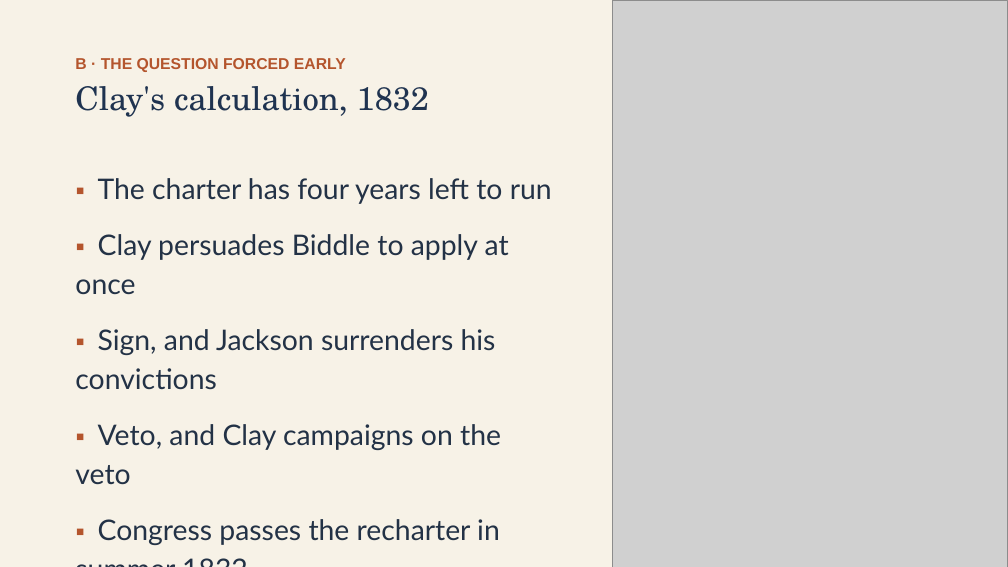
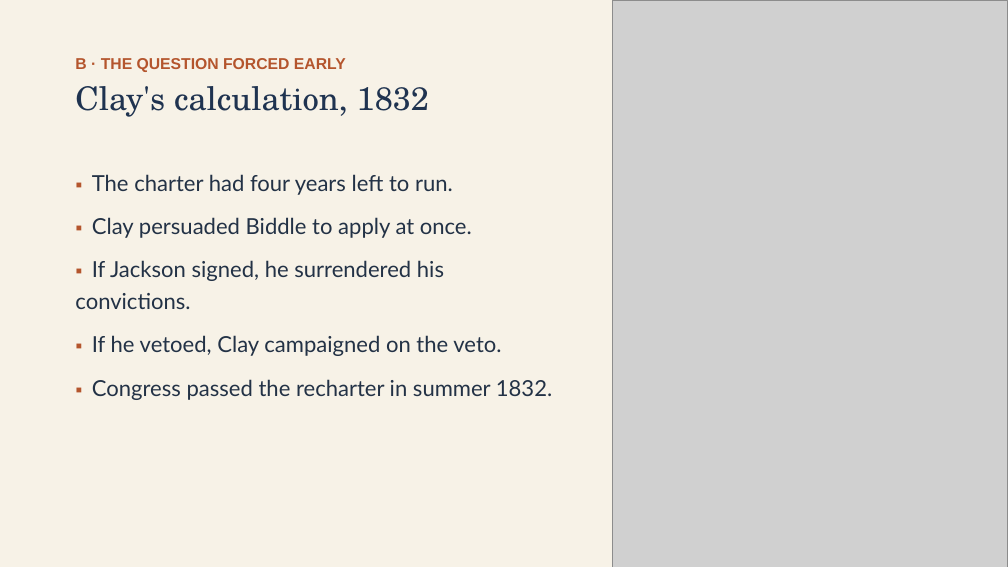
Before and after one commit to ab17gthb/humanities-curriculum-group, a slide deck: slide 9 of jackson-reform/lesson-04/lesson-04-slides.pptx. Drawn at 1008x567 pixels with LibreOffice and Linux fonts; fonts in the diff are those of the drawing; grey boxes stand for pictures. Boxes give left, top, right and bottom in pixels: in the first picture for what was removed or moved away, otherwise in the second. Text is boxed around its words. In the diff, an @@ line names an element or a change of style, - is before the commit and + after.

```diff
--- a/jackson-reform/lesson-04/lesson-04-slides.pptx
+++ b/jackson-reform/lesson-04/lesson-04-slides.pptx
@@ text at (75,174,552,400): text changed; size 27 to 21 pt @@
-▪ The charter has four years left to run
-▪ Clay persuades Biddle to apply at once
-▪ Sign, and Jackson surrenders his convictions
-▪ Veto, and Clay campaigns on the veto
-▪ Congress passes the recharter in summer 1832
+▪ The charter had four years left to run.
+▪ Clay persuaded Biddle to apply at once.
+▪ If Jackson signed, he surrendered his convictions.
+▪ If he vetoed, Clay campaigned on the veto.
+▪ Congress passed the recharter in summer 1832.
```
Also in this commit, not shown: 9 other slides changed, 6 other files.
